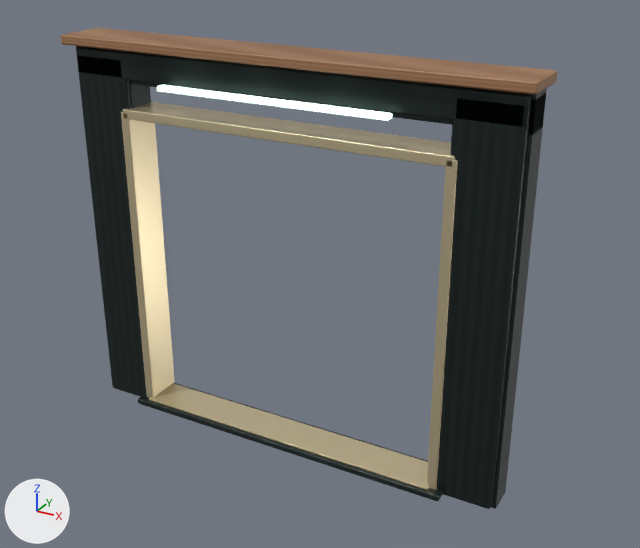
Two versions of the glTF model public/models/custom/architecture/elevator-portal.glb, one commit apart.
Both versions are drawn from a camera (50 mm lens) standing at (8.37, -13.83, 10.86) and looking at (0.66, 0.2, 3.85). The axes (+X, +Y, +Z) are drawn at lower left. The lights are the same throughout. The picture after the commit comes second. Vertices at exactly the same position are counted once.

The older version as bpy lines, for what is in view:
```python
ob_portal_canopy = bpy.data.objects.new('Portal_Canopy', me_cube_216)
ob_portal_canopy.location = (0.0, 0.0, 8.05)
ob_portal_closure_header = bpy.data.objects.new('Portal_Closure_Header', me_cube_207)
ob_portal_closure_header.location = (0.0, 0.05, 7.62)
ob_portal_closure_left = bpy.data.objects.new('Portal_Closure_Left', me_cube_205)
ob_portal_closure_left.location = (-4.04, 0.05, 3.91)
ob_portal_closure_right = bpy.data.objects.new('Portal_Closure_Right', me_cube_206)
ob_portal_closure_right.location = (4.04, 0.05, 3.91)
ob_portal_header = bpy.data.objects.new('Portal_Header', me_cube_210)
ob_portal_header.location = (0.0, 0.0, 7.62)
ob_portal_left = bpy.data.objects.new('Portal_Left', me_cube_208)
ob_portal_left.location = (-4.02, 0.0, 3.9)
ob_portal_light = bpy.data.objects.new('Portal_Light', me_cube_217)
ob_portal_light.location = (0.0, -0.55, 7.34)
ob_portal_threshold = bpy.data.objects.new('Portal_Threshold', me_cube_214)
ob_portal_threshold.location = (0.0, -0.08, 0.06)
ob_portal_threshold_inlay = bpy.data.objects.new('Portal_Threshold_Inlay', me_cube_215)
ob_portal_threshold_inlay.location = (0.0, -0.08, 0.14)
# also in view: 'Portal_Right' at (4.02, 0.0, 3.9); 'Portal_Reveal_Left' at (-3.45, 0.0, 3.36); 'Portal_Reveal_Top' at (0.0, 0.0, 6.68); 'Portal_Reveal_Right' at (3.45, 0.0, 3.36)
```
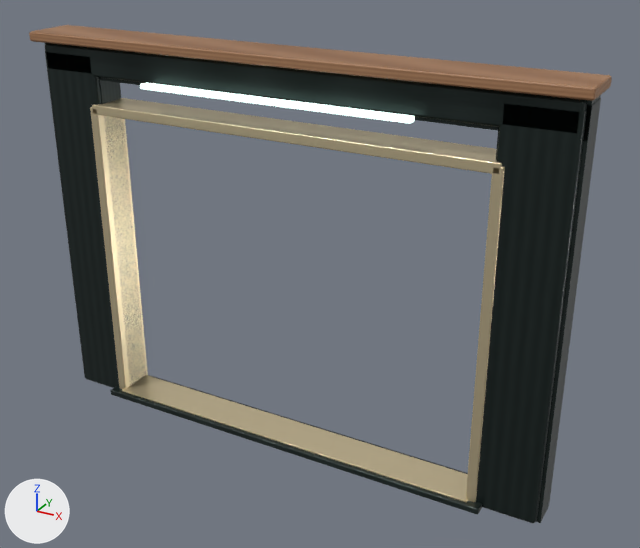
Where the change shows, as pixel boxes (x1, y1, x2, y2) in the pictures (640 x 548 px; the box of a moved part takes in the faces that stretch with it):
'Portal_Right', moved
    before: (437, 98, 531, 509)
    after: (476, 104, 587, 523)
'Portal_Left', moved
    before: (77, 56, 146, 397)
    after: (45, 51, 119, 388)
'Portal_Header', reshaped (19% wider, 11% taller)
    before: (76, 46, 532, 127)
    after: (45, 43, 587, 133)
'Portal_Reveal_Left', moved
    before: (121, 112, 175, 398)
    after: (90, 107, 148, 389)
'Portal_Canopy', reshaped (18% wider, 13% taller)
    before: (61, 28, 557, 95)
    after: (29, 25, 612, 101)
'Portal_Closure_Right', moved
    before: (451, 93, 546, 509)
    after: (496, 98, 601, 523)
'Portal_Reveal_Right', moved
    before: (427, 160, 458, 490)
    after: (466, 166, 505, 502)
'Portal_Threshold', rescaled (22% wider, 18% taller)
    before: (138, 383, 443, 501)
    after: (111, 375, 482, 514)
'Portal_Light', rescaled (16% wider, 16% taller)
    before: (157, 85, 393, 121)
    after: (140, 82, 415, 124)
'Portal_Closure_Left', moved
    before: (129, 81, 151, 108)
    after: (99, 77, 146, 384)
'Portal_Closure_Header', rescaled (18% wider, 11% taller)
    before: (76, 46, 547, 135)
    after: (45, 43, 601, 142)
part 6 of me_cube_215, moved or reshaped
    before: (149, 383, 429, 490)
    after: (122, 375, 468, 503)

Patch to the scene script:
```diff
--- a/public/models/custom/architecture/elevator-portal.glb.py
+++ b/public/models/custom/architecture/elevator-portal.glb.py
@@ me_cube_216 @@
-me_cube_216.from_pydata(...)  # 56 vertices, 108 faces; spans x -4.81..4.81, y -0.55..0.55, z -0.1..0.1
+me_cube_216.from_pydata(...)  # 56 vertices, 108 faces; spans x -5.66..5.66, y -0.55..0.55, z -0.1..0.1
+# me_cube_216 part 1: the whole mesh is multiplied about its middle by the matrix ((1.178, 0.0, 0.0), (0.0, 1.0, 0.0), (0.0, 0.0, 1.0))
 me_cube_216.materials.append(mat_oak_warm)
@@ me_cube_207 @@
-me_cube_207.from_pydata(...)  # 8 vertices, 12 faces; spans x -4.71..4.71, y -0.29..0.29, z -0.36..0.36
+me_cube_207.from_pydata(...)  # 8 vertices, 12 faces; spans x -5.56..5.56, y -0.29..0.29, z -0.36..0.36
+# me_cube_207 part 2: the whole mesh is scaled about its middle by (1.18, 1, 1)
 me_cube_207.materials.append(mat_metal_black)
@@ me_cube_210 @@
-me_cube_210.from_pydata(...)  # 56 vertices, 108 faces; spans x -4.64..4.64, y -0.36..0.36, z -0.29..0.29
+me_cube_210.from_pydata(...)  # 56 vertices, 108 faces; spans x -5.49..5.49, y -0.36..0.36, z -0.29..0.29
+# me_cube_210 part 3: the whole mesh is multiplied about its middle by the matrix ((1.185, 0.0, 0.0), (0.0, 1.0, 0.0), (0.0, 0.0, 1.0))
 me_cube_210.materials.append(mat_metal_charcoal)
@@ me_cube_217 @@
-me_cube_217.from_pydata(...)  # 56 vertices, 108 faces; spans x -2.4..2.4, y -0.1..0.1, z -0.05..0.05
+me_cube_217.from_pydata(...)  # 56 vertices, 108 faces; spans x -2.8..2.8, y -0.1..0.1, z -0.05..0.05
+# me_cube_217 part 4: the whole mesh is scaled about its middle by (1.17, 1, 1)
 me_cube_217.materials.append(mat_light_mint)
@@ me_cube_214 @@
-me_cube_214.from_pydata(...)  # 56 vertices, 108 faces; spans x -3.67..3.67, y -0.5..0.5, z -0.06..0.06
+me_cube_214.from_pydata(...)  # 56 vertices, 108 faces; spans x -4.47..4.47, y -0.5..0.5, z -0.06..0.06
+# me_cube_214 part 5: the whole mesh is scaled about its middle by (1.22, 1, 1)
 me_cube_214.materials.append(mat_metal_black)
@@ me_cube_215 @@
-me_cube_215.from_pydata(...)  # 56 vertices, 108 faces; spans x -3.41..3.41, y -0.41..0.41, z -0.02..0.02
+me_cube_215.from_pydata(...)  # 56 vertices, 108 faces; spans x -4.21..4.21, y -0.41..0.41, z -0.02..0.02
+# me_cube_215 part 6: the whole mesh is multiplied about its middle by the matrix ((1.235, 0.0, 0.0), (0.0, 1.0, 0.0), (0.0, 0.0, 1.0))
 me_cube_215.materials.append(mat_brass_satin)
@@ ob_portal_closure_left @@
 ob_portal_closure_left = bpy.data.objects.new('Portal_Closure_Left', me_cube_205)
-ob_portal_closure_left.location = (-4.04, 0.05, 3.91)
+ob_portal_closure_left.location = (-4.86, 0.05, 3.91)
@@ ob_portal_closure_right @@
 ob_portal_closure_right = bpy.data.objects.new('Portal_Closure_Right', me_cube_206)
-ob_portal_closure_right.location = (4.04, 0.05, 3.91)
+ob_portal_closure_right.location = (4.86, 0.05, 3.91)
@@ ob_portal_left @@
 ob_portal_left = bpy.data.objects.new('Portal_Left', me_cube_208)
-ob_portal_left.location = (-4.02, 0.0, 3.9)
+ob_portal_left.location = (-4.84, 0.0, 3.9)
@@ ob_portal_reveal_left @@
 ob_portal_reveal_left = bpy.data.objects.new('Portal_Reveal_Left', me_cube_211)
-ob_portal_reveal_left.location = (-3.45, 0.0, 3.36)
+ob_portal_reveal_left.location = (-4.25, 0.0, 3.36)
@@ ob_portal_reveal_right @@
 ob_portal_reveal_right = bpy.data.objects.new('Portal_Reveal_Right', me_cube_212)
-ob_portal_reveal_right.location = (3.45, 0.0, 3.36)
+ob_portal_reveal_right.location = (4.25, 0.0, 3.36)
@@ ob_portal_right @@
 ob_portal_right = bpy.data.objects.new('Portal_Right', me_cube_209)
-ob_portal_right.location = (4.02, 0.0, 3.9)
+ob_portal_right.location = (4.84, 0.0, 3.9)
```
